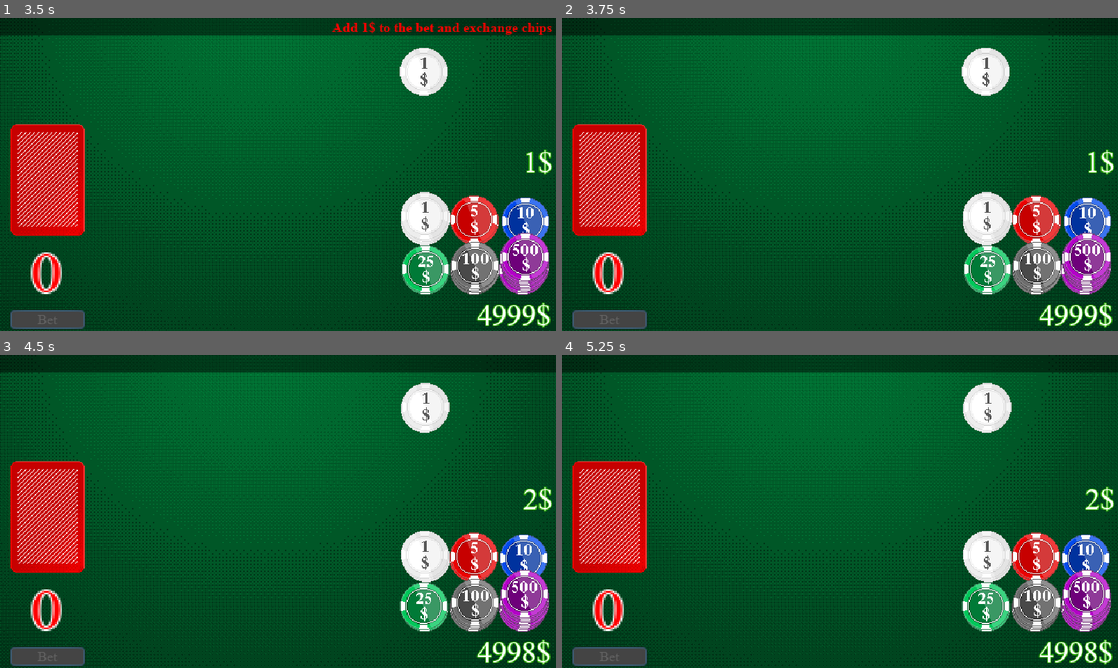
Above: before the commit, frames 1-4 (two rows, left to right).
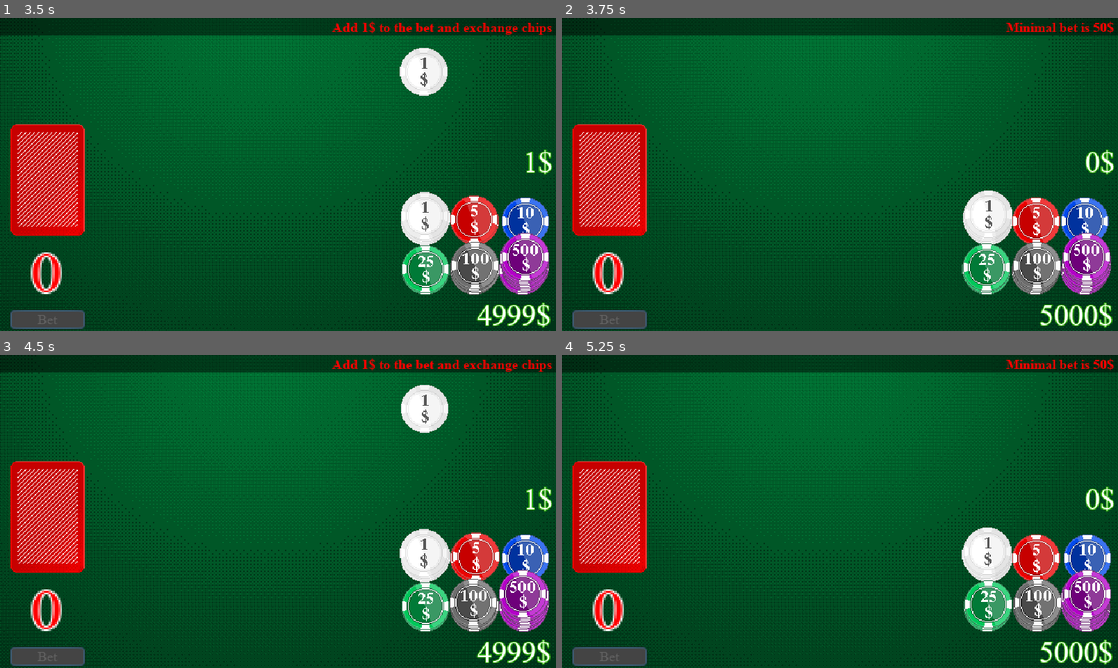
Above: after the commit, the same moments.

Repository: Cydeamon/Blackjack
Game: Godot game, scene res://Main.tscn
The game is run twice, just before and just after one commit, with the same random seed, the same clock (stepped at 60 frames per second) and the same inputs. Sound files missing from this copy of the repository are replaced by a short silence.
Inputs (mouse positions are in pixels of both pictures, inside the frame that each line leads up to):
- Up to frame 1 (3.5 s): click "Bet" at 0.5 s; tap Enter (ui_accept) at 1.25, 1.52, 2, 2.27, 2.75 s; move the mouse to (83, 140) at 1.27 s; hold Up (ui_up) 1.28-2.03 s; click (83, 140) at 1.42 s; move the mouse to (50, 180) at 2.02 s; hold Down (ui_down) 2.03-2.78 s; click (50, 180) at 2.17 s; move the mouse to (428, 221) at 2.77 s; hold Up (ui_up) from 2.78 s (still down); click (428, 221) at 2.92 s
- Up to frame 2 (3.75 s): keep holding Up (ui_up); tap Enter (ui_accept) at 3.5 s; move the mouse to (984, 71) at 3.52 s; click (984, 71) at 3.67 s
- Up to frame 3 (4.5 s): tap Enter (ui_accept) at 3.77, 4.25 s; move the mouse to (422, 558) at 4.27 s; release Up (ui_up) at 4.28 s; hold Down (ui_down) from 4.28 s (still down); click (422, 558) at 4.42 s
- Up to frame 4 (5.25 s): keep holding Down (ui_down); tap Enter (ui_accept) at 4.52, 5 s; move the mouse to (984, 408) at 5.02 s; click (984, 408) at 5.17 s

Frame 1 is identical in both runs. In frame 2, 4.2% of the frame differs, in the area x 71-100%, y 1-99%; in frame 3, 3.5%; in frame 4, 4.6%.
Error before the commit: Division By Zero in operator '%'. (res://Main.gd:241)
Error after the commit: Division By Zero in operator '%'. (res://Main.gd:238)

Commit message:
Bets mode. Removing bets

Diff:
--- a/Main.gd
+++ b/Main.gd
@@ -1,6 +1,3 @@
-#TODO: Game shouldn't start until bet is fixed
-#TODO: Take back chips if bet is not fixed
-
 extends Node2D
 
 var deck = []				# Deck (all 50 cards)
@@ -337,10 +334,10 @@
 
 func draw_player_chips():
 	delete_children($PlayerChips)
-	draw_chips(get_player_chips(), $PlayerChips)
-
-
-func draw_chips(chips_amount, parent_node, connect_signals = true):
+	draw_chips(get_player_chips(), $PlayerChips, "player")
+
+
+func draw_chips(chips_amount, parent_node, mode):
 	var x_offset = 0
 	var y_offset = 0
 	var chips_in_row = 3
@@ -360,13 +357,20 @@
 			var chip_position = Vector2.ZERO
 
 			chip.chip_value = chip_value
-
-			if connect_signals:
-				chip.connect("mouse_exited", self, "clear_note_text")
+			chip.connect("mouse_exited", self, "clear_note_text")
+
+			if mode == "player":
 				chip.connect("mouse_entered", self, "show_bet_note", [chip])
 
 				if i == amount - 1:
 					chip.connect("mouse_clicked", self, "add_to_bet")
+
+			if mode == "bet":
+				chip.connect("mouse_entered", self, "show_reduce_bet_note", [chip])
+
+				if i == amount - 1:
+					chip.connect("mouse_clicked", self, "remove_from_bet")
+
 
 			chip_position.x -= (texture.get_width() + 2) * x_offset
 			chip_position.y -= ((texture.get_height() + 2) * y_offset) + i * 2
@@ -425,20 +429,43 @@
 
 
 
-func add_to_bet(params):
-	var chip = params[0]
-
-	if bet + int(chip.chip_value) <= max_bet:
-		bet += int(chip.chip_value)
-		player.money -= int(chip.chip_value)
+func show_reduce_bet_note(chip):
+	$UI/GameUI/NoteLabel.text = "Remove " + str(chip.chip_value) + "$ from the bet"
+	$SoundsPlayer.stream = sounds_chips[randi() % (sounds_chips.size() - 1)]
+	$SoundsPlayer.play()
+
+func remove_from_bet(params):
+	if !bet_is_set:
+		var chip = params[0]
+
+		bet -= int(chip.chip_value)
+		player.money += int(chip.chip_value)
+
 		bet_chips = recalc_chips(bet)
 		draw_player_chips()
 		draw_bet_chips()
 		$UI/GameUI/BetMoneyLabel.text = str(bet) + "$"
 		$UI/GameUI/PlayerMoneyLabel.text = str(player.money) + "$"
 		check_bet()
-	else:
-		$UI/GameUI/NoteLabel.text = "Max bet is " + str(max_bet) + "$"
+
+		if bet < min_bet:
+			$UI/GameUI/NoteLabel.text = "Minimal bet is " + str(min_bet) + "$"
+
+func add_to_bet(params):
+	if !bet_is_set:
+		var chip = params[0]
+
+		if bet + int(chip.chip_value) <= max_bet:
+			bet += int(chip.chip_value)
+			player.money -= int(chip.chip_value)
+			bet_chips = recalc_chips(bet)
+			draw_player_chips()
+			draw_bet_chips()
+			$UI/GameUI/BetMoneyLabel.text = str(bet) + "$"
+			$UI/GameUI/PlayerMoneyLabel.text = str(player.money) + "$"
+			check_bet()
+		else:
+			$UI/GameUI/NoteLabel.text = "Max bet is " + str(max_bet) + "$"
 
 func recalc_chips(money):
 	var prev_chip_value = null
@@ -476,7 +503,7 @@
 
 func draw_bet_chips():
 	delete_children($BetChips)
-	draw_chips(bet_chips, $BetChips, false)
+	draw_chips(bet_chips, $BetChips, "bet")
 
 func gameover():
 	current_menu_option_index = 0
